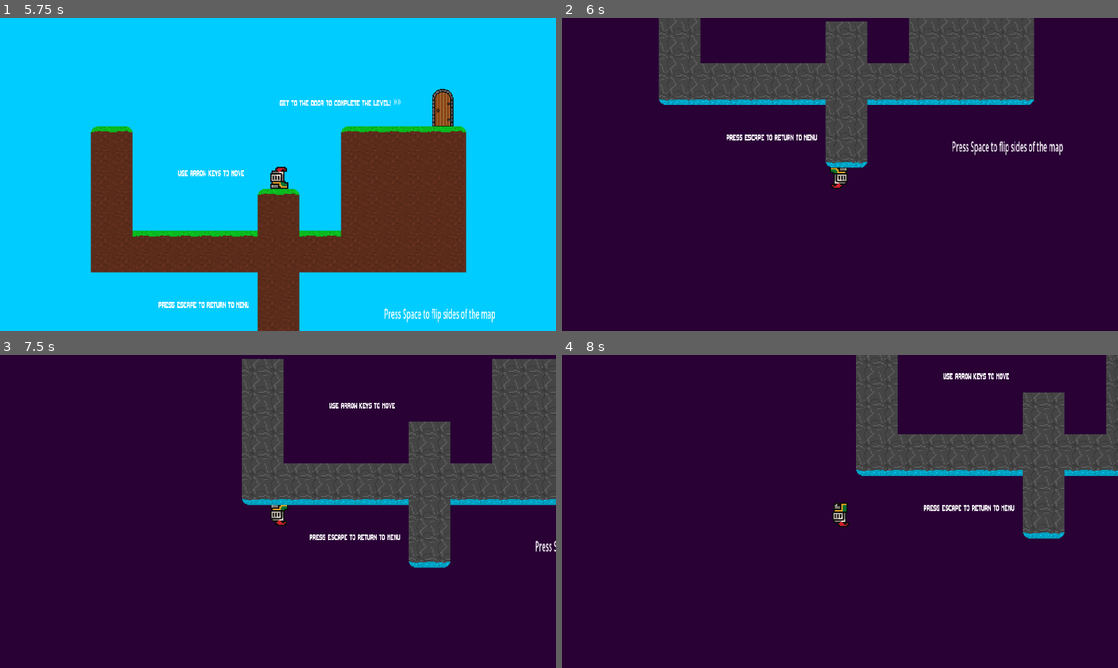
Above: before the commit, frames 1-4 (two rows, left to right).
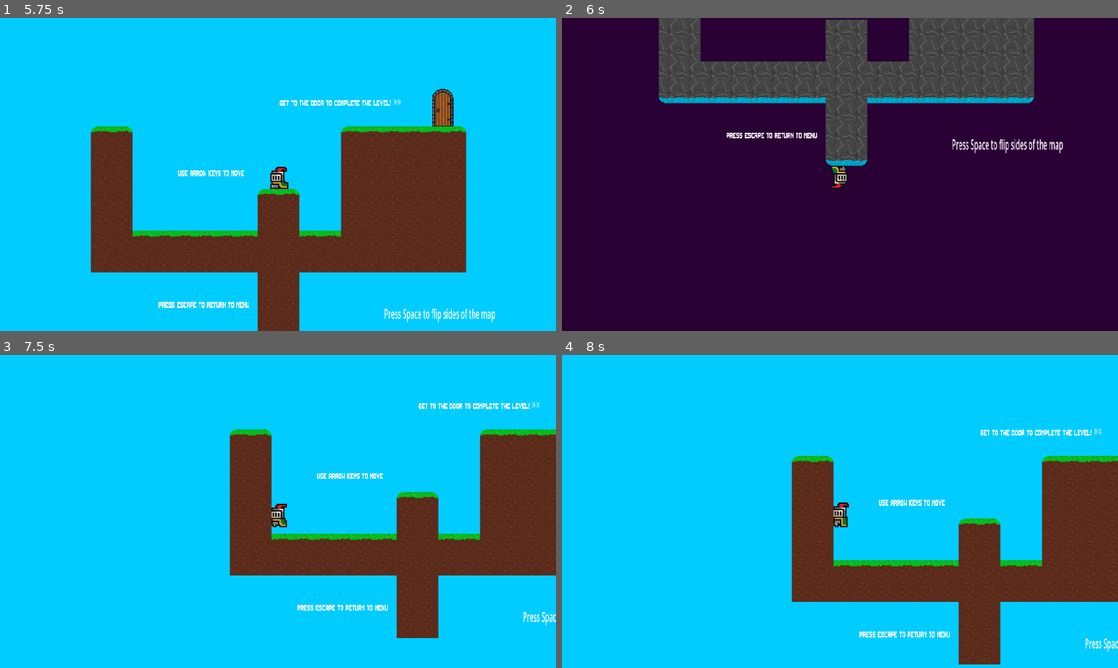
Above: after the commit, the same moments.

Repository: jasjakub1/Flipside
Game: Godot game, scene res://Scenes/Main Menu.tscn
Two runs of this game, one before a commit and one after it. Both use one fixed random seed, a clock stepped at 60 frames per second and the inputs below.
Inputs (mouse positions are in pixels of both pictures, inside the frame that each line leads up to):
- Up to frame 1 (5.75 s): click (122, 155) at 0.5 s; tap Space (flip) at 1.25, 1.35, 2, 2.3, 2.75, 2.85, 3.5, 3.8, 4.25, 4.35, 5, 5.3 s; hold Right (right) 1.28-2.78 s; tap Up (up) at 1.52, 1.55, 1.82, 2.1, 2.27, 2.57, 3.05, 3.77, 4.07, 4.52, 4.55, 4.82, 5.1, 5.27, 5.57 s; hold Left (left) 2.78-3.53 s; hold Right (right) 3.53-5.03 s; tap Backspace (undo) at 3.6 s; hold Left (left) from 5.03 s (still down)
- Up to frame 2 (6 s): release Left (left) at 5.78 s; hold Right (right) from 5.78 s (still down); tap Space (flip) at 5.85 s
- Up to frame 3 (7.5 s): tap Up (up) at 6.05, 6.77, 7.07 s; release Right (right) at 6.53 s; hold Left (left) from 6.53 s (still down); tap Backspace (undo) at 6.6 s; tap Space (flip) at 6.8, 7.35 s
- Up to frame 4 (8 s): keep holding Left (left); tap Up (up) at 7.52, 7.55, 7.82 s

Frame 1 is identical in both runs. In frame 2, 3.8% of the frame differs, in the area x 17-91%, y 0-55%; in frame 3, 100%, in the area x 0-100%, y 0-100%; in frame 4, 100%.
Error in both runs: Invalid call. Nonexistent function 'undoScene' in base 'Node (scene_loader.gd)'. (res://Scripts/game_manager.gd:40)

Commit message:
fixed a bug where the player jitters while flipped

Diff:
--- a/Prefabs/player.tscn
+++ b/Prefabs/player.tscn
@@ -205,3 +205,9 @@
 stream = ExtResource("5_knrd4")
 volume_db = 24.0
 parameters/looping = true
+
+[node name="RayCast2D" type="RayCast2D" parent="." unique_id=1011248943]
+target_position = Vector2(-6, -12)
+
+[node name="RayCast2D2" type="RayCast2D" parent="." unique_id=213284667]
+target_position = Vector2(6, -12)
--- a/Scripts/game_manager.gd
+++ b/Scripts/game_manager.gd
@@ -52,7 +52,7 @@
 		flipped = true
 		movementDisabled = false
 
-	if Input.is_action_just_pressed("flip") and playerNode.is_on_ceiling() and flipped:
+	if Input.is_action_just_pressed("flip") and playerNode.touchingCeiling and flipped:
 		movementDisabled = true
 		playerBody.set_deferred("disabled", true)
 		playerNode.translate(Vector2.UP * 3)
--- a/Scripts/playerMovement.gd
+++ b/Scripts/playerMovement.gd
@@ -9,13 +9,28 @@
 var footstep_timer = 0.0
 const footstep_interval = 0.35  # time between steps
 var i = 0
+var touchingCeiling = false
 @onready var animated_sprite = $AnimatedSprite2D
 @onready var game_manager = $"../GameManager"
+@onready var ground_check1 = $RayCast2D
+@onready var ground_check2 = $RayCast2D2
 
 func _physics_process(delta: float) -> void:
+	if ground_check1.is_colliding():
+		var collider = ground_check1.get_collider()
+		if collider.name == "TileMapLayer2":
+			touchingCeiling = true
+
+	elif ground_check1.is_colliding():
+		var collider = ground_check1.get_collider()
+		if collider.name == "TileMapLayer2":
+			touchingCeiling = true
+	else:
+		touchingCeiling = false
+
 	# Add the gravity.
 	if game_manager.flipped:
-		if not is_on_ceiling():
+		if not touchingCeiling:
 			velocity.y -= gravity * delta
 			i += 1
 	else:
@@ -31,7 +46,7 @@
 	else:
 		animated_sprite.flip_v = true
 		animated_sprite.position = Vector2(0,5)
-		if Input.is_action_just_pressed("up") and is_on_ceiling():
+		if Input.is_action_just_pressed("up") and touchingCeiling:
 			velocity.y = JUMP_VELOCITY
 
 
@@ -42,7 +57,7 @@
 
 	if (not is_on_floor() and not game_manager.flipped):
 		animated_sprite.play("jump_mid")
-	elif (not is_on_ceiling() and game_manager.flipped):
+	elif (not touchingCeiling and game_manager.flipped):
 		animated_sprite.play("jump_mid")
 	elif direction != 0:
 		animated_sprite.play("running")
@@ -64,7 +79,7 @@
 		if abs(SPEED) < 5.0:
 			SPEED = 0
 
-	if ((is_on_floor() and not game_manager.flipped) or (is_on_ceiling() and game_manager.flipped)) and (direction != 0):
+	if ((is_on_floor() and not game_manager.flipped) or (touchingCeiling and game_manager.flipped)) and (direction != 0):
 		footstep_timer -= delta
 		if footstep_timer <= 0:
 			$AudioStreamPlayer2D.play()
